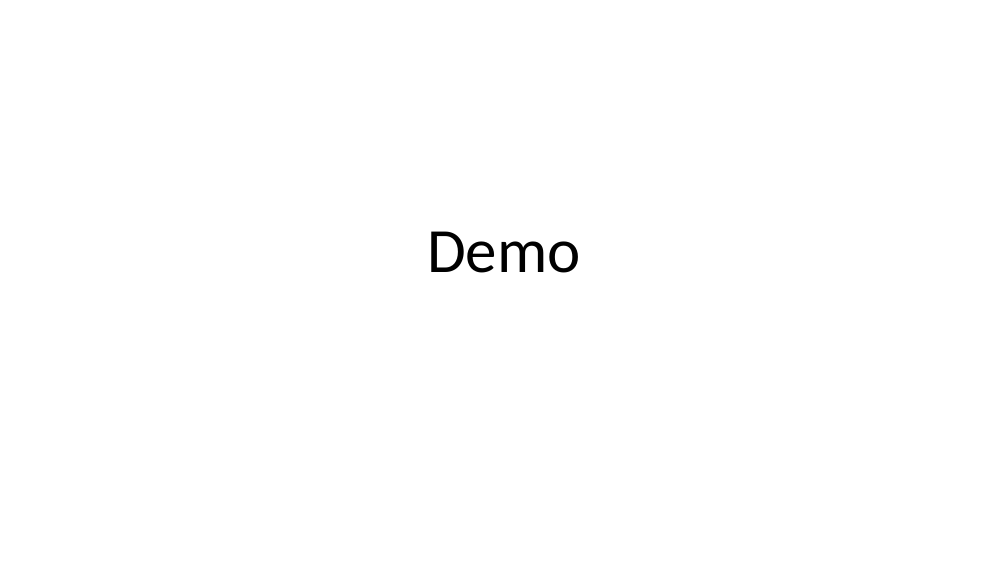
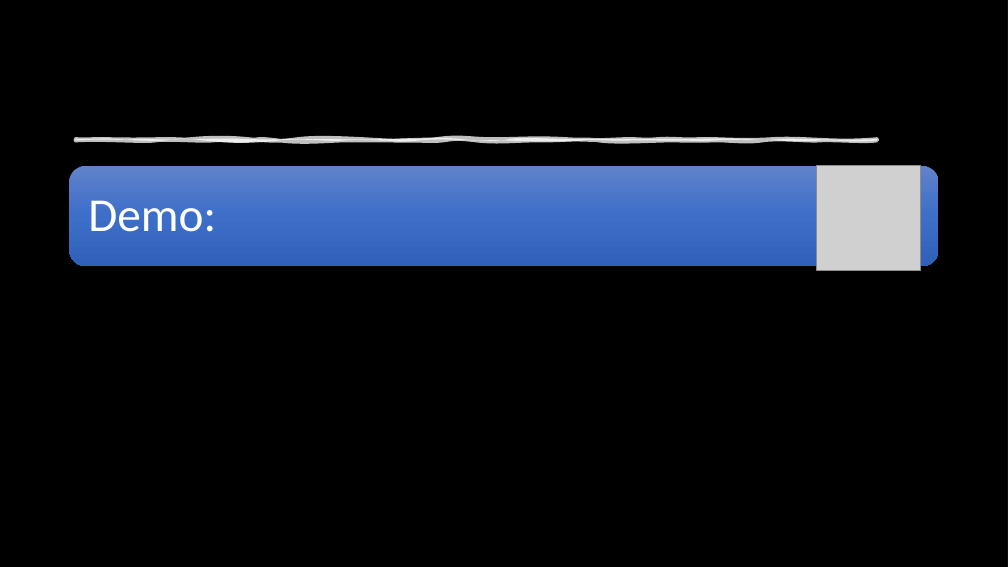
Before and after one commit to m0ritzmac/schule_website, a slide deck: slide 9 of Präsentation Scrum-Projekt.pptx (slide 6 before the commit). Drawn at 1008x567 pixels with LibreOffice and Linux fonts; fonts in the diff are those of the drawing; grey boxes stand for pictures; background and template pictures are left out; a plain dark background stands for a picture behind light text. Boxes give left, top, right and bottom in pixels: in the first picture for what was removed or moved away, otherwise in the second. Text is boxed around its words. In the diff, an @@ line names an element or a change of style, - is before the commit and + after.

Commit message:
presentation finished

```diff
--- a/Präsentation Scrum-Projekt.pptx
+++ b/Präsentation Scrum-Projekt.pptx
@@ background #FFFFFF to picture (left out) @@
@@ rectangle added at [0, 0, 1008, 567], fill #000000 @@
@@ freeform shape added at [76, 139, 877, 141], fill #FFFFFF at 75% opacity, outline #FFFFFF 3.5 pt @@
@@ rounded rectangle added at [70, 166, 939, 266], fill gradient #6183CB to #3E70CA to #3062BB @@
@@ text "Demo:" at [88, 200, 216, 232]: vertical alignment bottom to middle @@
@@ picture added at [817, 166, 921, 270] @@
@@ text at [88, 200, 216, 232]: text changed; size 60 to 45 pt; text colour #000000 to #FFFFFF @@
-Demo
+Demo:
```
Also in this commit, not shown: 4 other slides changed, 4 slides added, 1 slide removed, 1 other file.
